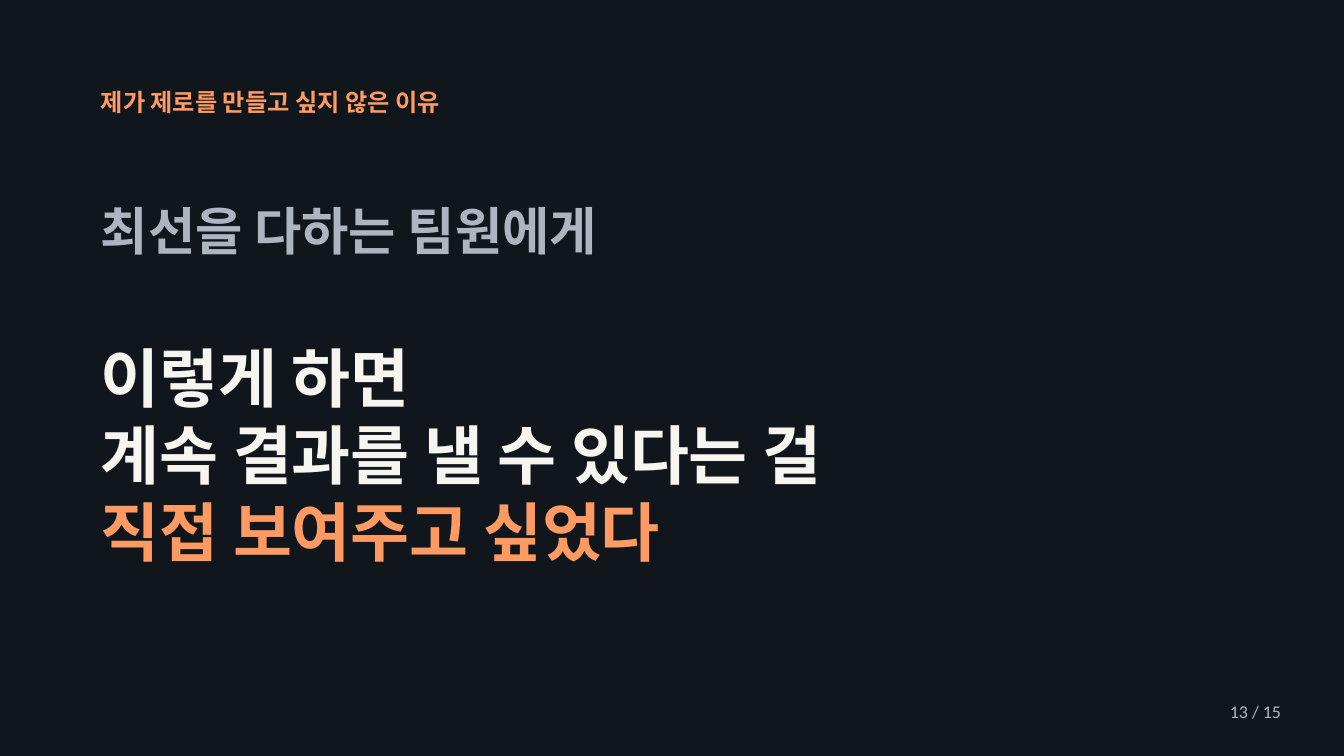
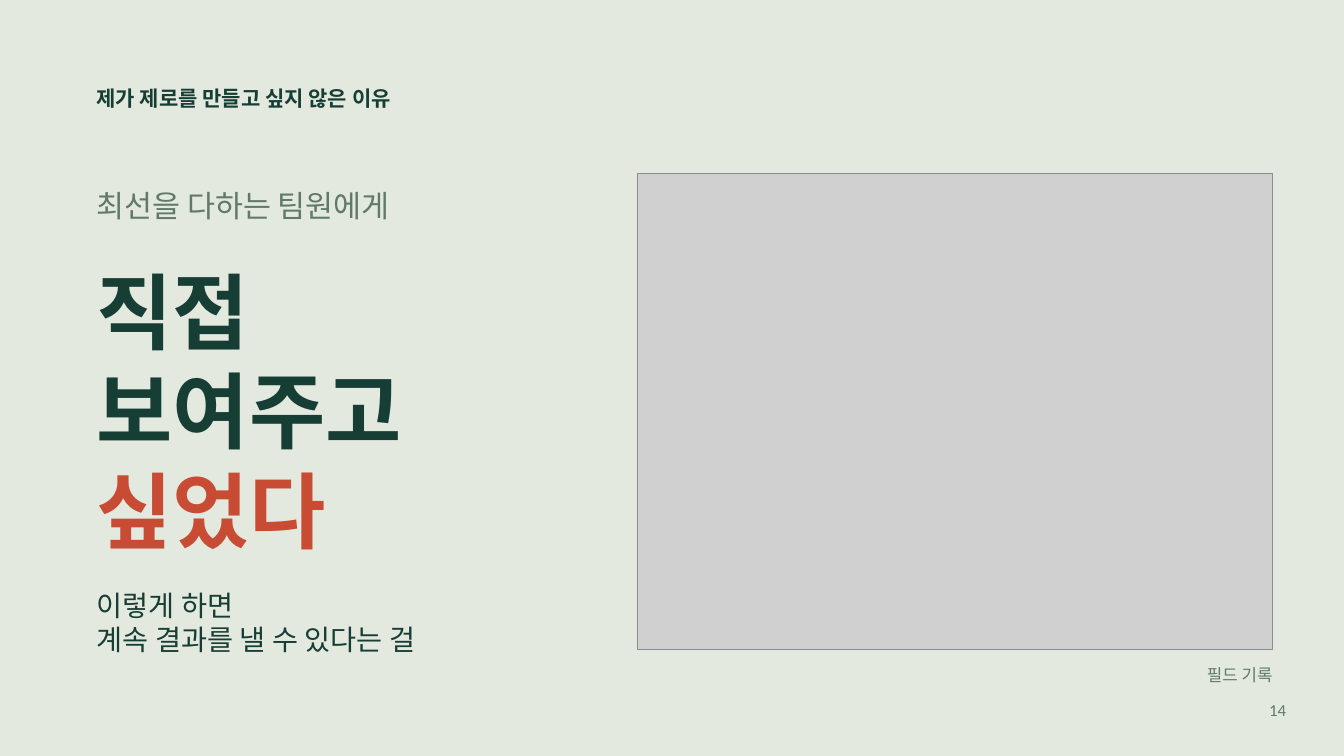
Before and after one commit to jaeyoung5178-bot/Presence, a slide deck: slide 14 of education/mentality/nozero400/NoZero-400Days.pptx (slide 13 before the commit). Drawn at 1344x756 pixels with LibreOffice and Linux fonts; fonts in the diff are those of the drawing; grey boxes stand for pictures. Boxes give left, top, right and bottom in pixels: in the first picture for what was removed or moved away, otherwise in the second. Text is boxed around its words. In the diff, an @@ line names an element or a change of style, - is before the commit and + after.

```diff
--- a/education/mentality/nozero400/NoZero-400Days.pptx
+++ b/education/mentality/nozero400/NoZero-400Days.pptx
@@ background #11151C to #E3E9DF @@
@@ text "제가 제로를 만들고 싶지 않은 ..." at [97,88,391,108]: size 17.2 to 15 pt, text colour #FF9B62 to #173E35 @@
@@ text "최선을 다하는 팀원에게" at [97,192,390,220]: size 36.8 to 21.8 pt, text colour #AEB5C1 to #607969, bold off @@
@@ picture added at [637,173,1272,650] @@
@@ text added at [97,273,402,550], 59.2 pt, text #173E35, bold @@
+직접
+보여주고
+싶었다
@@ text at [101,502,660,562]: paragraph removed @@
-직접 보여주고 싶었다
@@ text "이렇게 하면": place and size @@
-text "이렇게 하면" at [101,348,821,562]
+text "이렇게 하면" at [97,592,415,653]
@@ text "이렇게 하면" at [97,592,415,653]: size 45.8 to 20.2 pt, text colour #F7F5F0 to #173E35, bold off @@
@@ text added at [1207,667,1273,682], 12 pt, text #607969 @@
+필드 기록
@@ text removed at [1230,706,1281,718] @@
-13 / 15
@@ text added at [1269,705,1286,716], 12 pt, text #607969 @@
+14
```
Also in this commit, not shown: 14 other slides changed, 1 slide added, 18 other files.
